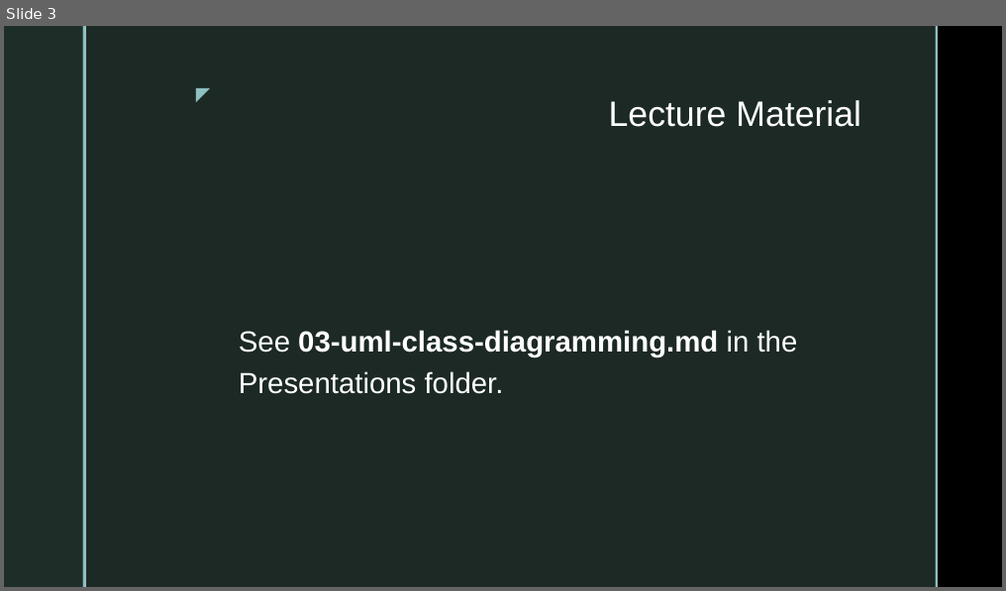
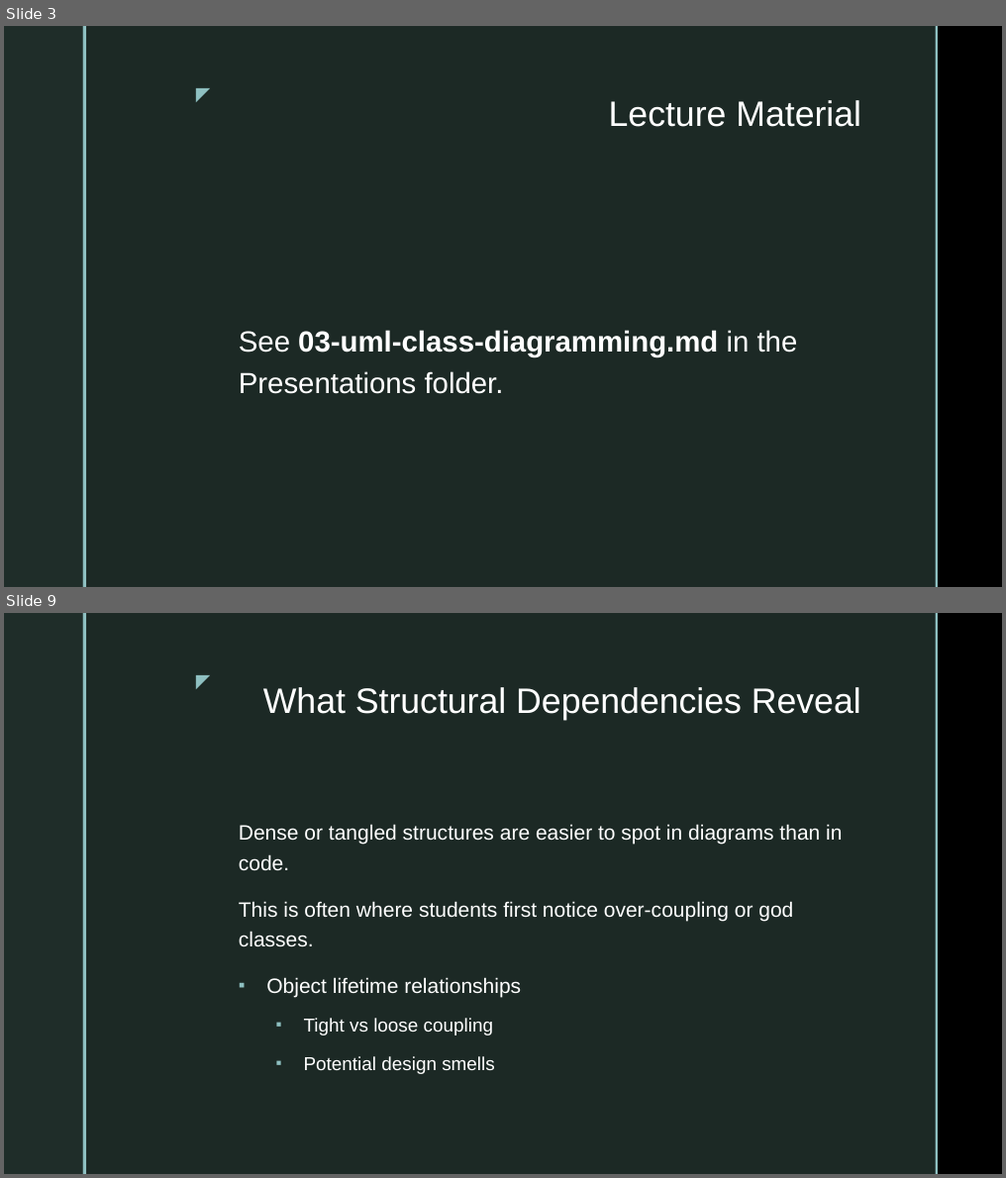
Before and after one commit to jeff-adkisson/swe-4743-spring-2026-oo-design, a slide deck: presentations/03-uml-class-diagramming.pptx. Shown one above the other, each under a label of ours: slide 3 before the commit, slides 3 and 9 after it; the slides between them are not shown. The pictures are 1006x591 and 1006x1178 pixels, drawn with LibreOffice and Linux fonts; fonts in the diff are those of the drawing; background and template pictures are left out. Boxes give left, top, right and bottom in pixels: in the first picture for what was removed or moved away, otherwise in the second. Text is boxed around its words. In the diff, an @@ line names an element or a change of style, - is before the commit and + after.

```diff
--- a/presentations/03-uml-class-diagramming.pptx
+++ b/presentations/03-uml-class-diagramming.pptx
@@ slide 9 added at [4, 613, 1002, 1174], background picture (left out); not listed: 5 template elements that a slide beside it also shows @@
@@ title added at [263, 687, 861, 720], 34 pt, text #FFFFFF @@
+What Structural Dependencies Reveal
@@ text added at [239, 824, 842, 1074], 20 pt, text #FFFFFF @@
+Dense or tangled structures are easier to spot in diagrams than in code.
+This is often where students first notice over-coupling or god classes.
+▪ Object lifetime relationships
+  ▪ Tight vs loose coupling
+  ▪ Potential design smells
```
Also in this commit, not shown: 25 other slides added, 2 other files.
